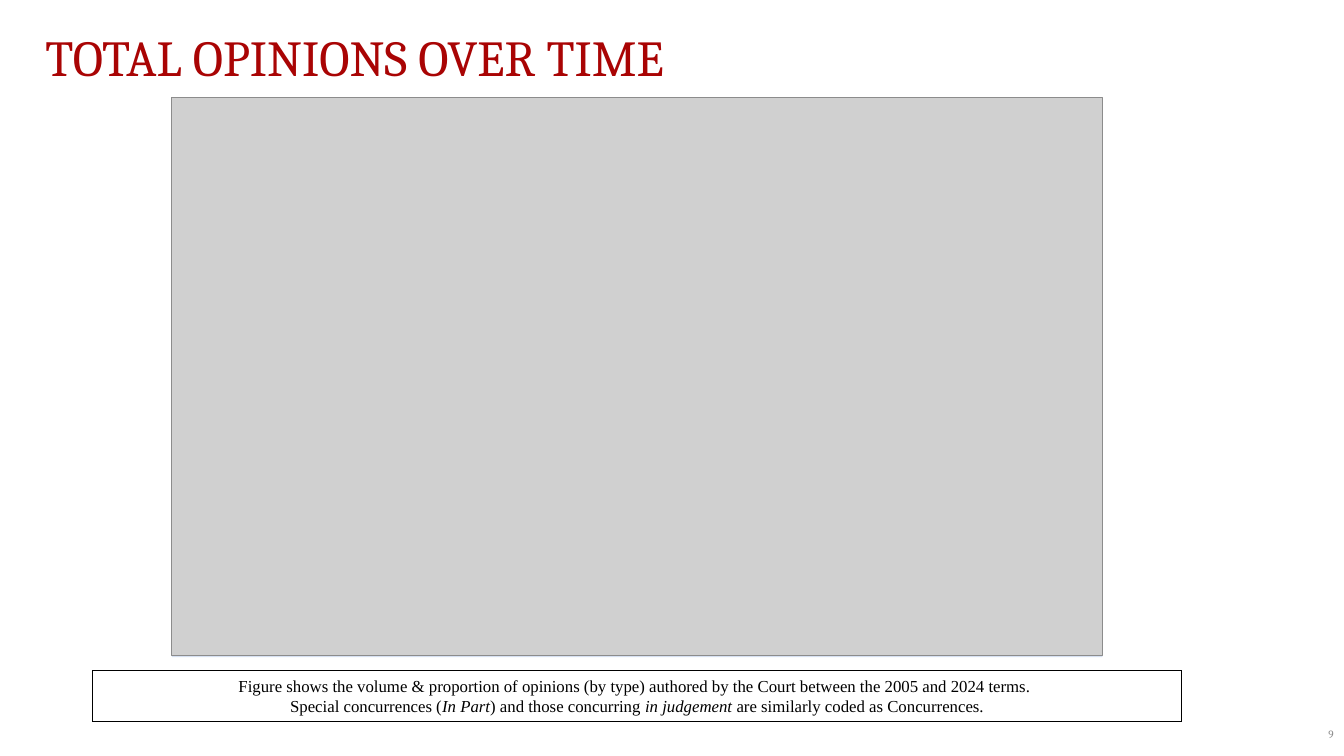
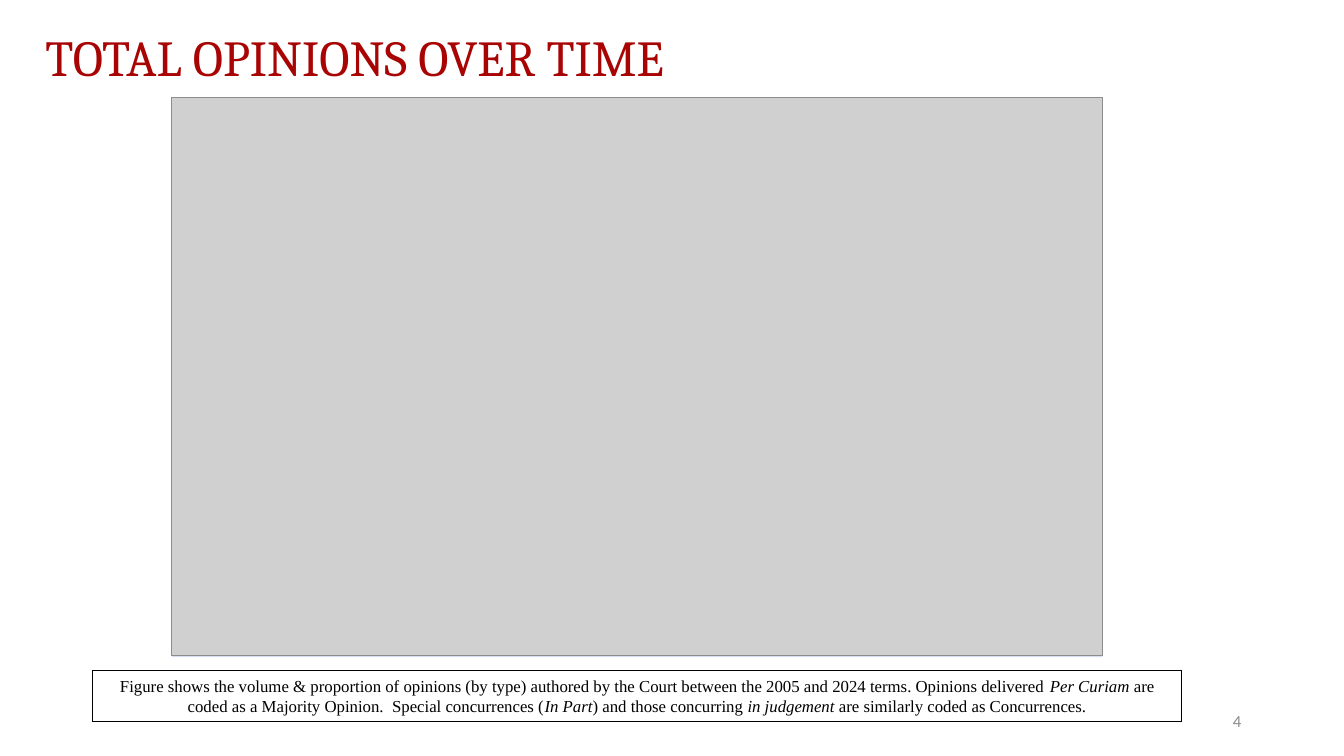
Before and after one commit to JakeTruscott/scotuswatch, a slide deck: slide 4 of Stat Reviews/OT24_StatReview/compilation/SCOTUSBlog/statpack_OT24.pptx (slide 9 before the commit). Drawn at 1344x756 pixels with LibreOffice and Linux fonts; fonts in the diff are those of the drawing; grey boxes stand for pictures. Boxes give left, top, right and bottom in pixels: in the first picture for what was removed or moved away, otherwise in the second. Text is boxed around its words. In the diff, an @@ line names an element or a change of style, - is before the commit and + after.

```diff
--- a/Stat Reviews/OT24_StatReview/compilation/SCOTUSBlog/statpack_OT24.pptx
+++ b/Stat Reviews/OT24_StatReview/compilation/SCOTUSBlog/statpack_OT24.pptx
@@ text in rectangle at (120, 680, 1154, 716): text changed @@
-Figure shows the volume & proportion of opinions (by type) authored by the Court between the 2005 and 2024 terms.
-Special concurrences (In Part) and those concurring in judgement are similarly coded as Concurrences.
+Figure shows the volume & proportion of opinions (by type) authored by the Court between the 2005 and 2024 terms. Opinions delivered Per Curiam are coded as a Majority Opinion. Special concurrences (In Part) and those concurring in judgement are similarly coded as Concurrences.
@@ page number added at (1233, 716, 1241, 727), 12 pt, text #8C8C8C @@
+4
@@ page number removed at (1328, 730, 1333, 738) @@
-9
```
Also in this commit, not shown: 24 other slides changed, 6 other files.
